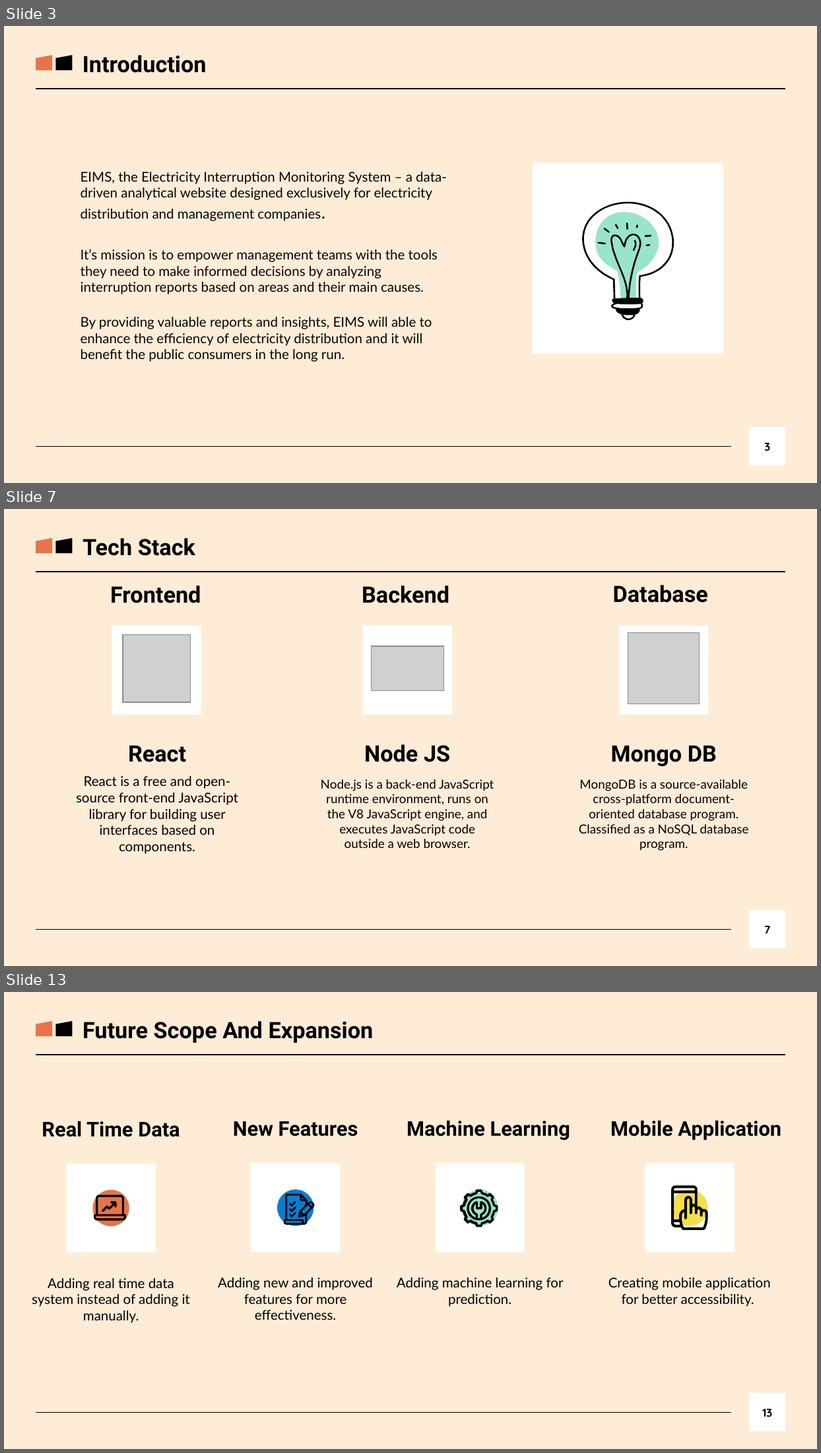
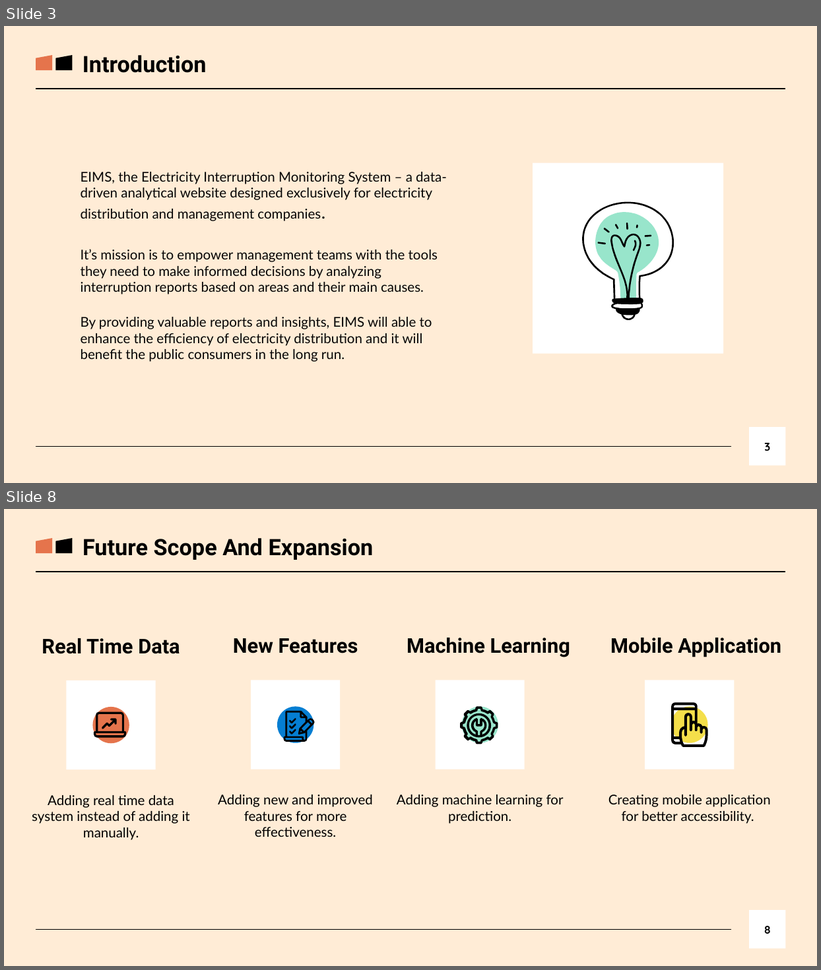
Before and after one commit to itstanmaymitra/eims, a slide deck: presentation/Presentation.pptx. Shown one above the other, each under a label of ours: slides 3, 7 and 13 before the commit, slides 3 and 8 after it; the slides between them are not shown. The pictures are 821x1453 and 821x970 pixels, drawn with LibreOffice and Linux fonts; fonts in the diff are those of the drawing; grey boxes stand for pictures. Boxes give left, top, right and bottom in pixels: in the first picture for what was removed or moved away, otherwise in the second. Text is boxed around its words. In the diff, an @@ line names an element or a change of style, - is before the commit and + after.

```diff
--- a/presentation/Presentation.pptx
+++ b/presentation/Presentation.pptx
@@ slide 7 removed at (4, 509, 817, 966), background #FFECD6; not listed: 2 template elements that a slide beside it also shows @@
@@ flow chart manual input removed at (36, 538, 52, 554) @@
@@ flow chart manual input removed at (56, 538, 72, 554) @@
@@ text removed at (83, 538, 195, 556) @@
-Tech Stack
@@ title removed at (110, 586, 201, 603) @@
-Frontend
@@ text removed at (362, 586, 450, 603) @@
-Backend
@@ text removed at (613, 585, 708, 603) @@
-Database
@@ rectangle removed at (112, 625, 201, 715) @@
@@ rectangle removed at (362, 625, 452, 715) @@
@@ rectangle removed at (620, 625, 709, 715) @@
@@ picture removed at (123, 635, 190, 702) @@
@@ picture removed at (371, 646, 443, 691) @@
@@ picture removed at (628, 632, 700, 704) @@
@@ title removed at (128, 745, 186, 762) @@
-React
@@ text removed at (364, 745, 450, 762) @@
-Node JS
@@ text removed at (611, 745, 717, 766) @@
-Mongo DB
@@ subtitle removed at (76, 776, 238, 854) @@
-React is a free and open-source front-end JavaScript library for building user interfaces based on components.
@@ text removed at (321, 780, 494, 848) @@
-Node.js is a back-end JavaScript runtime environment, runs on the V8 JavaScript engine, and executes JavaScript code outside a web browser.
@@ text removed at (579, 780, 749, 851) @@
-MongoDB is a source-available cross-platform document-oriented database program. Classified as a NoSQL database program.
@@ page number removed at (749, 911, 785, 949) @@
-7
@@ what was slide 13 is now slide 8 @@
@@ page number at (764, 926, 771, 934): text changed @@
-13
+8
```
Also in this commit, not shown: 5 slides changed, 1 slide added, 5 other slides removed, 3 other files.
